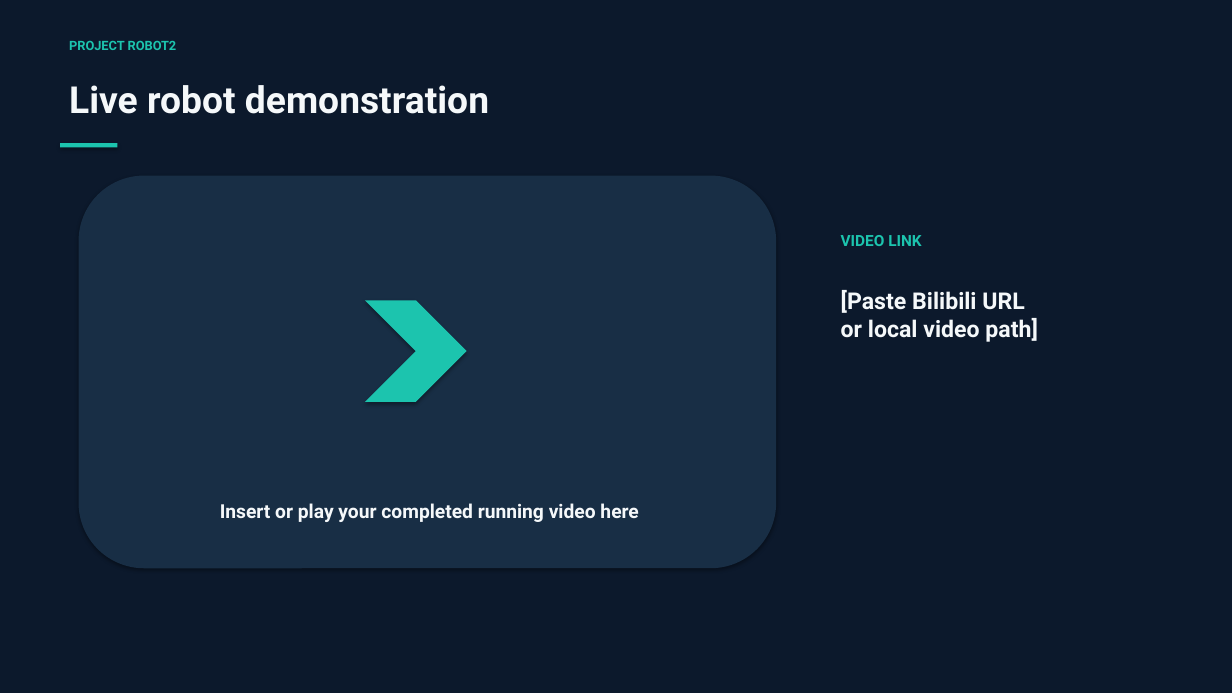
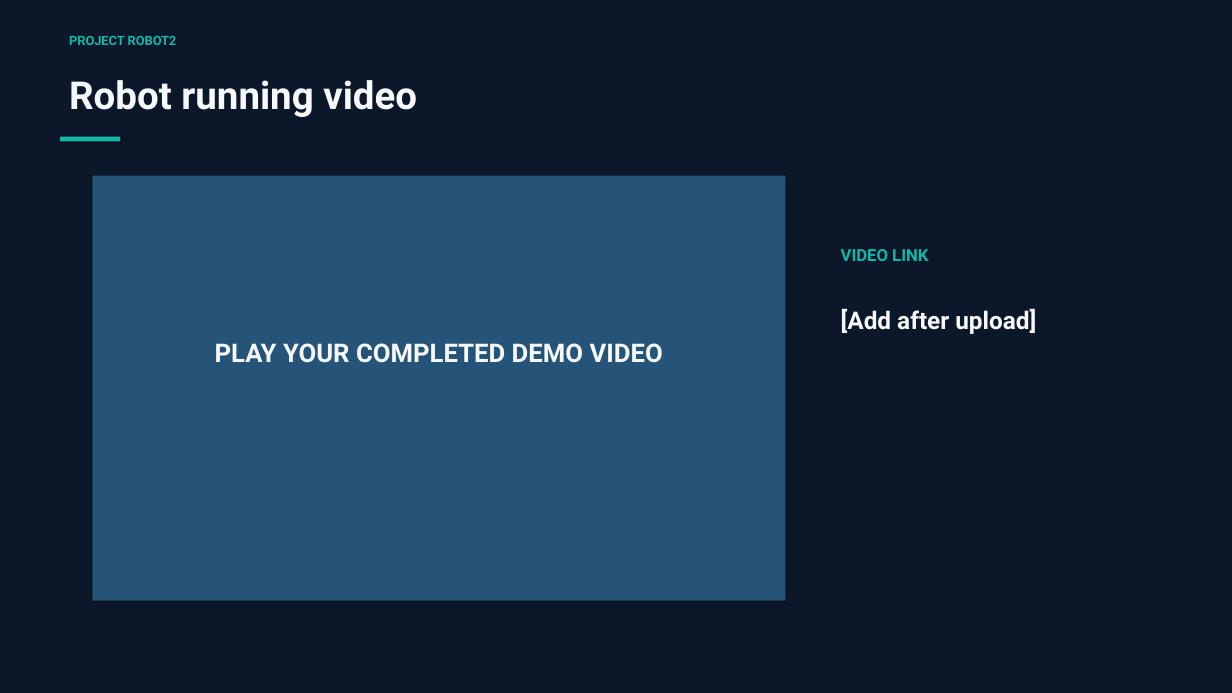
Before and after one commit to Avren-24/face-recognization, a slide deck: slide 11 of reports/Project Robot2 Presentation.pptx (slide 7 before the commit). Drawn at 1232x693 pixels with LibreOffice and Linux fonts; fonts in the diff are those of the drawing. Boxes give left, top, right and bottom in pixels: in the first picture for what was removed or moved away, otherwise in the second. Text is boxed around its words. In the diff, an @@ line names an element or a change of style, - is before the commit and + after.

Commit message:
Keep final project deliverables only

```diff
--- a/reports/Project Robot2 Presentation.pptx
+++ b/reports/Project Robot2 Presentation.pptx
@@ background #0C192C to #0C182A @@
@@ text "PROJECT ROBOT2" at bbox=[69, 36, 177, 45]: text colour #1CC4AE to #10B8A5 @@
@@ text at bbox=[69, 80, 417, 117]: text changed; size 29 to 30 pt; text colour #F5F8FA to #F6F9FB @@
-Live robot demonstration
+Robot running video
@@ rectangle: place and size @@
-rectangle at bbox=[60, 143, 117, 147]
+rectangle at bbox=[60, 137, 120, 141]
@@ rectangle at bbox=[60, 137, 120, 141]: fill #1CC4AE to #10B8A5 @@
@@ rounded rectangle removed at bbox=[79, 176, 776, 568] @@
@@ rectangle added at bbox=[92, 176, 786, 601], fill #265378 @@
@@ text "VIDEO LINK": place and size @@
-text "VIDEO LINK" at bbox=[841, 235, 921, 246]
+text "VIDEO LINK" at bbox=[841, 249, 928, 261]
@@ text "VIDEO LINK" at bbox=[841, 249, 928, 261]: size 12 to 13 pt, text colour #1CC4AE to #10B8A5 @@
@@ text removed at bbox=[841, 290, 1038, 342] @@
-[Paste Bilibili URL
-or local video path]
@@ chevron removed at bbox=[365, 300, 467, 402] @@
@@ text added at bbox=[841, 309, 1036, 334], 19 pt, text #F6F9FB, bold @@
+[Add after upload]
@@ text at bbox=[215, 343, 663, 363]: text changed; size 15 to 20 pt; text colour #F5F8FA to #F6F9FB @@
-Insert or play your completed running video here
+PLAY YOUR COMPLETED DEMO VIDEO
```
Also in this commit, not shown: 2 other slides changed, 11 slides added, 8 slides removed, 15 other files.
